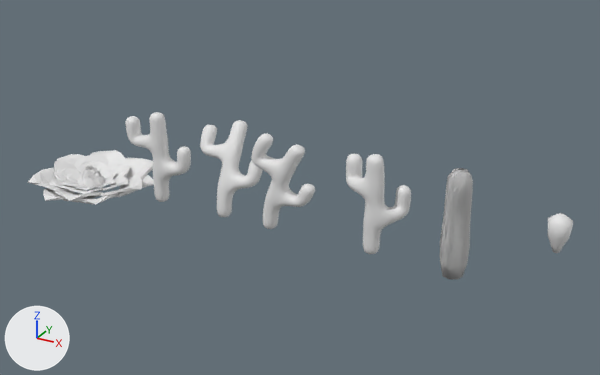
The Blender file BlenderModels/Environment/Foliage/Cactus1.blend: old version first, new version second.
Both versions are drawn from a 50 mm lens placed at (18.1, -18.8, 10.94), pointed at (7.47, 0.53, 1.28). Arrows for +X, +Y and +Z are at lower left; the lights stay in place. The picture after the commit comes second.

The scene before the commit, as lines of its bpy script (objects in view):
```python
ob_agavecactus1 = bpy.data.objects.new('AgaveCactus1', me_plane_002)
ob_agavecactus1.location = (0.0, 0.0, 0.0)
ob_genericcactus1 = bpy.data.objects.new('GenericCactus1', me_cube)
ob_genericcactus1.location = (2.78, 0.0, 0.0)
ob_genericcactus1.scale = (1.0, 1.0, 0.835)
ob_genericcactus2 = bpy.data.objects.new('GenericCactus2', me_cube_003)
ob_genericcactus2.location = (5.1, 0.0, 0.0)
ob_genericcactus2.scale = (1.0, 1.0, 0.835)
ob_genericcactus3 = bpy.data.objects.new('GenericCactus3', me_cube_004)
ob_genericcactus3.location = (6.71, 0.0, 0.0)
ob_genericcactus3.scale = (1.0, 1.0, 0.835)
ob_genericcactus4 = bpy.data.objects.new('GenericCactus4', me_cube_005)
ob_genericcactus4.location = (9.95, 0.0, 0.0)
ob_genericcactus4.scale = (1.0, 1.0, 0.835)
ob_screwedcactus = bpy.data.objects.new('ScrewedCactus', me_cube_006)
ob_screwedcactus.location = (12.35, 0.0, 0.0)
ob_screwedcactus.scale = (1.0, 1.0, 0.835)
ob_screwedcactuslead = bpy.data.objects.new('ScrewedCactusLead', me_cube_009)
ob_screwedcactuslead.location = (14.84, 0.31, 1.34)
```
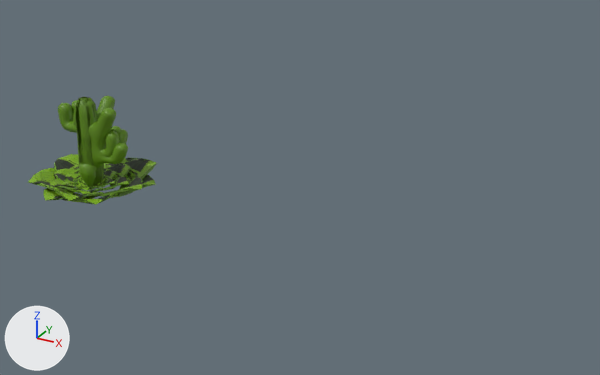
Pixel boxes [x1, y1, x2, y2] of what changed, in the pictures (600 x 375 px):
'AgaveCactus1', recoloured (white to green): [28, 154, 154, 205] in both
'ScrewedCactus', recoloured, moved: before [440, 168, 473, 279]; after [75, 97, 104, 186]
'GenericCactus3', recoloured, moved: before [251, 133, 315, 229]; after [73, 108, 128, 169]
'GenericCactus4', recoloured, moved (mostly hidden afterwards): before [346, 153, 411, 254]; after [71, 100, 121, 132]
'GenericCactus1', recoloured, moved: before [125, 112, 191, 202]; after [58, 100, 120, 157]
'GenericCactus2', recoloured, moved: before [200, 120, 263, 217]; after [97, 96, 128, 144]
'ScrewedCactusLead', recoloured, moved: before [548, 213, 573, 253]; after [78, 164, 96, 187]

Edits to the bpy script that builds the scene:
```text
Add img_3dmelon001_sq_1k_png_color_png:
    img_3dmelon001_sq_1k_png_color_png = load_image('3DMelon001_SQ-1K-PNG_Color.png', '../../../Materials/JHalstMaterials/Melon/3DMelon001_SQ-1K-PNG_Color.png', 1024, 1024, 'sRGB')
Add img_3dmelon001_sq_1k_png_normalgl_png:
    img_3dmelon001_sq_1k_png_normalgl_png = load_image('3DMelon001_SQ-1K-PNG_NormalGL.png', '../../../Materials/JHalstMaterials/Melon/3DMelon001_SQ-1K-PNG_NormalGL.png', 1024, 1024, 'Non-Color')
Add mat_cactusmat:
    mat_cactusmat = bpy.data.materials.new('CactusMat')
    # uses the picture img_3dmelon001_sq_1k_png_color_png
    # uses the picture img_3dmelon001_sq_1k_png_normalgl_png
Change me_cube:
    where me_cube.from_pydata(...)  # 1002 vertices, 1000 faces; spans x -1.11..1.16, y -0.25..0.28, z 0.04..3.54
    add me_cube.materials.append(mat_cactusmat)
Change me_plane_002:
    where me_plane_002.from_pydata(...)  # 1516 vertices, 1429 faces; spans x -2.05..2.13, y -2.03..2.2, z -0.27..0.64
    add me_plane_002.materials.append(mat_cactusmat)
Change me_cube_003:
    where me_cube_003.from_pydata(...)  # 1002 vertices, 1000 faces; spans x -1.11..1.16, y -0.25..0.28, z 0.04..3.54
    add me_cube_003.materials.append(mat_cactusmat)
Change me_cube_004:
    where me_cube_004.from_pydata(...)  # 1002 vertices, 1000 faces; spans x -1.11..1.16, y -0.25..0.28, z 0.04..3.54
    add me_cube_004.materials.append(mat_cactusmat)
Change me_cube_005:
    where me_cube_005.from_pydata(...)  # 1002 vertices, 1000 faces; spans x -1.11..1.16, y -0.25..0.28, z 0.04..3.54
    add me_cube_005.materials.append(mat_cactusmat)
Change me_cube_006:
    where me_cube_006.from_pydata(...)  # 153 vertices, 130 faces; spans x -0.39..0.39, y -0.39..0.39, z 0.0..3.59
    add me_cube_006.materials.append(mat_cactusmat)
Change me_cube_009:
    where me_cube_009.from_pydata(...)  # 40 vertices, 39 faces; spans x -0.276..0.352, y -0.51..0.118, z -0.046..0.941
    add me_cube_009.materials.append(mat_cactusmat)
Change ob_genericcactus1:
    ob_genericcactus1.location: (2.78, 0.0, 0.0) -> (0.0, 0.0, 0.0)
Change ob_genericcactus2:
    ob_genericcactus2.location: (5.1, 0.0, 0.0) -> (0.0, 0.0, 0.0)
Change ob_genericcactus3:
    ob_genericcactus3.location: (6.71, 0.0, 0.0) -> (0.0, 0.0, 0.0)
Change ob_genericcactus4:
    ob_genericcactus4.location: (9.95, 0.0, 0.0) -> (0.0, 0.0, 0.0)
Change ob_screwedcactus:
    ob_screwedcactus.location: (12.35, 0.0, 0.0) -> (0.0, 0.0, 0.0)
Change ob_screwedcactuslead:
    ob_screwedcactuslead.location: (14.84, 0.31, 1.34) -> (0.0, 0.0, 0.0)
```
